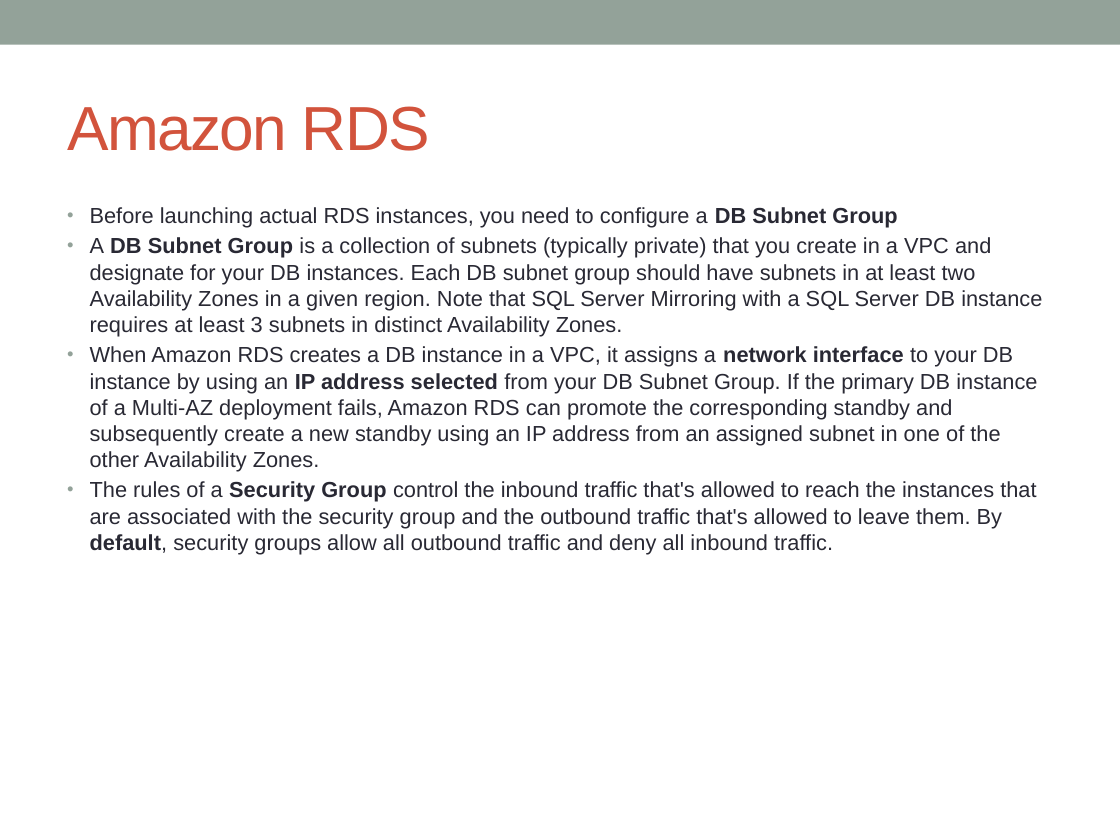
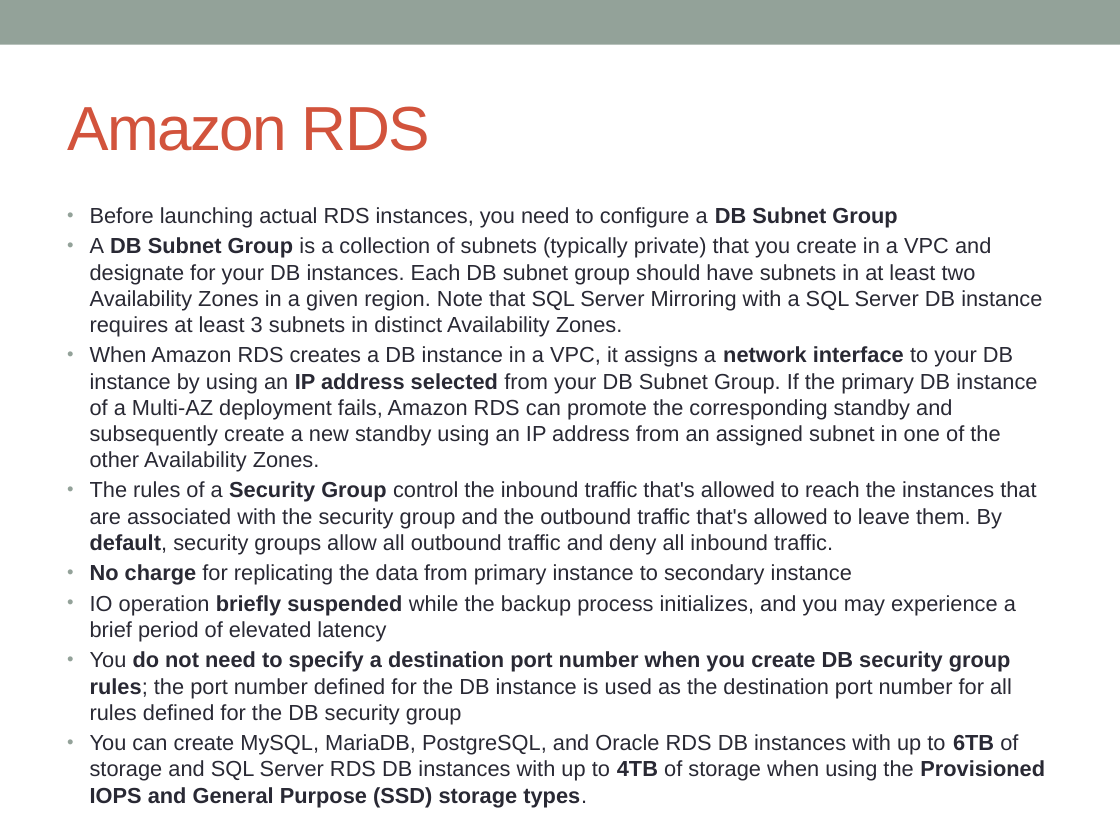
Before and after one commit to notionquest/ProjectDocumentation, a slide deck: slide 17 of AWS_Solution_Architect.pptx (slide 14 before the commit). Drawn at 1120x840 pixels with LibreOffice and Linux fonts; fonts in the diff are those of the drawing. Boxes give left, top, right and bottom in pixels: in the first picture for what was removed or moved away, otherwise in the second. Text is boxed around its words. In the diff, an @@ line names an element or a change of style, - is before the commit and + after.

Commit message:
SWF, STS and SQS

```diff
--- a/AWS_Solution_Architect.pptx
+++ b/AWS_Solution_Architect.pptx
@@ text at (x1=90, y1=564, x2=1045, y2=807): paragraphs added @@
+• No charge for replicating the data from primary instance to secondary instance
+• IO operation briefly suspended while the backup process initializes, and you may experience a brief period of elevated latency
+• You do not need to specify a destination port number when you create DB security group rules; the port number defined for the DB instance is used as the destination port number for all rules defined for the DB security group
+• You can create MySQL, MariaDB, PostgreSQL, and Oracle RDS DB instances with up to 6TB of storage and SQL Server RDS DB instances with up to 4TB of storage when using the Provisioned IOPS and General Purpose (SSD) storage types.
```
Also in this commit, not shown: 8 other slides changed, 11 slides added.
